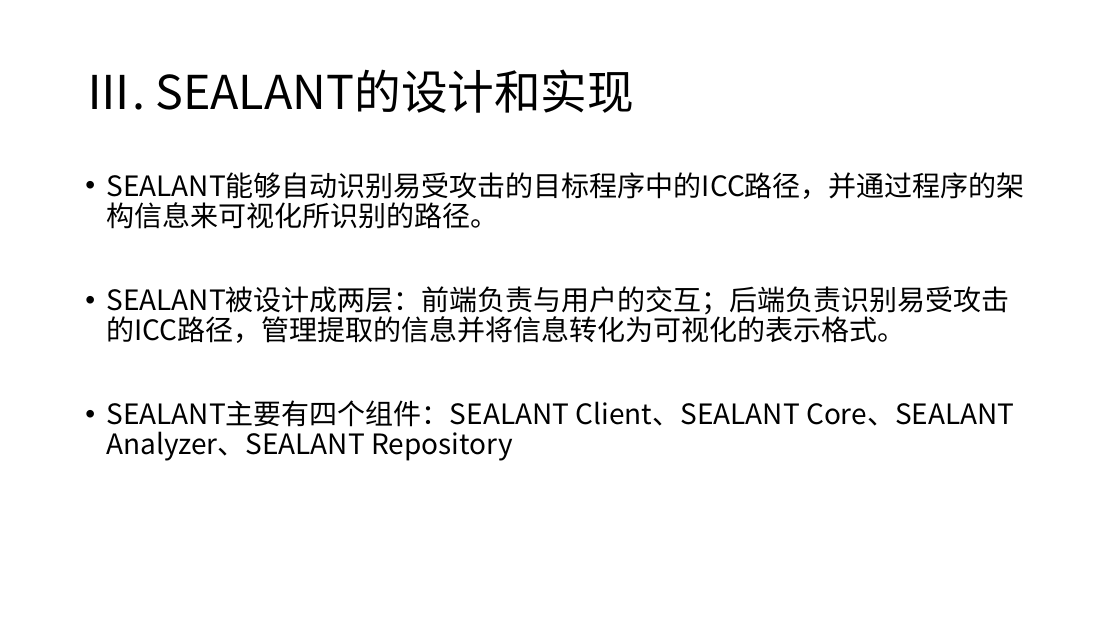
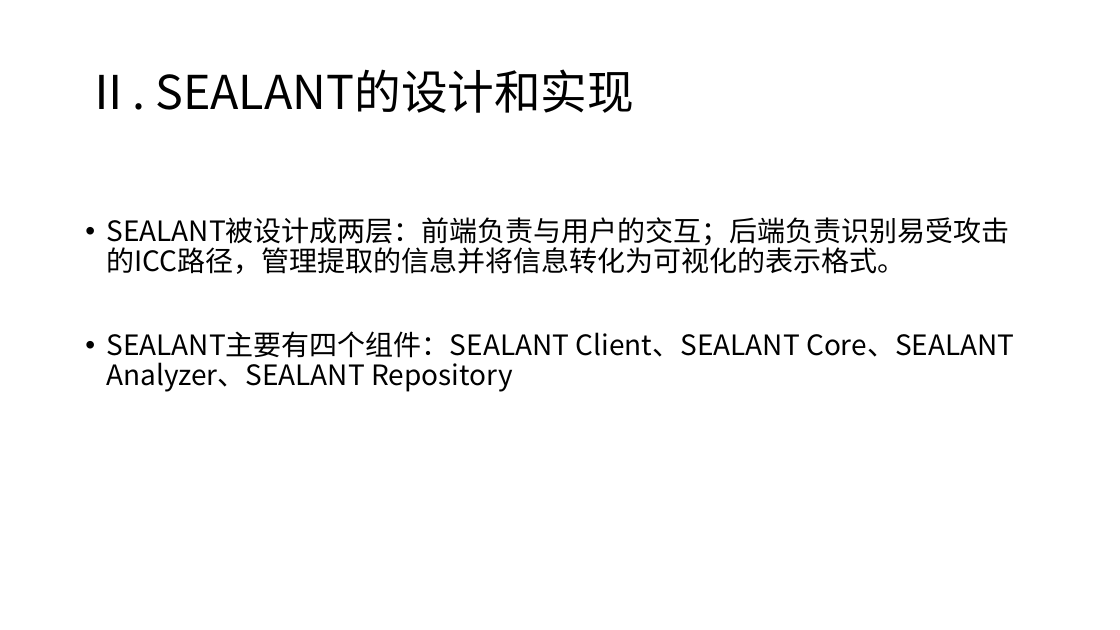
Before and after one commit to wh7yan/-, a slide deck: slide 5 of 论文研读/SEALANT.pptx. Drawn at 1120x630 pixels with LibreOffice and Linux fonts; fonts in the diff are those of the drawing. Boxes give left, top, right and bottom in pixels: in the first picture for what was removed or moved away, otherwise in the second. Text is boxed around its words. In the diff, an @@ line names an element or a change of style, - is before the commit and + after.

```diff
--- a/论文研读/SEALANT.pptx
+++ b/论文研读/SEALANT.pptx
@@ title at [85, 69, 634, 113]: text changed @@
-Ⅲ. SEALANT的设计和实现
+Ⅱ. SEALANT的设计和实现
@@ text at [106, 172, 1025, 229]: paragraph removed @@
-• SEALANT能够自动识别易受攻击的目标程序中的ICC路径，并通过程序的架构信息来可视化所识别的路径。
```
Also in this commit, not shown: 6 other slides changed, 1 slide added, 1 slide removed, 2 other files.
